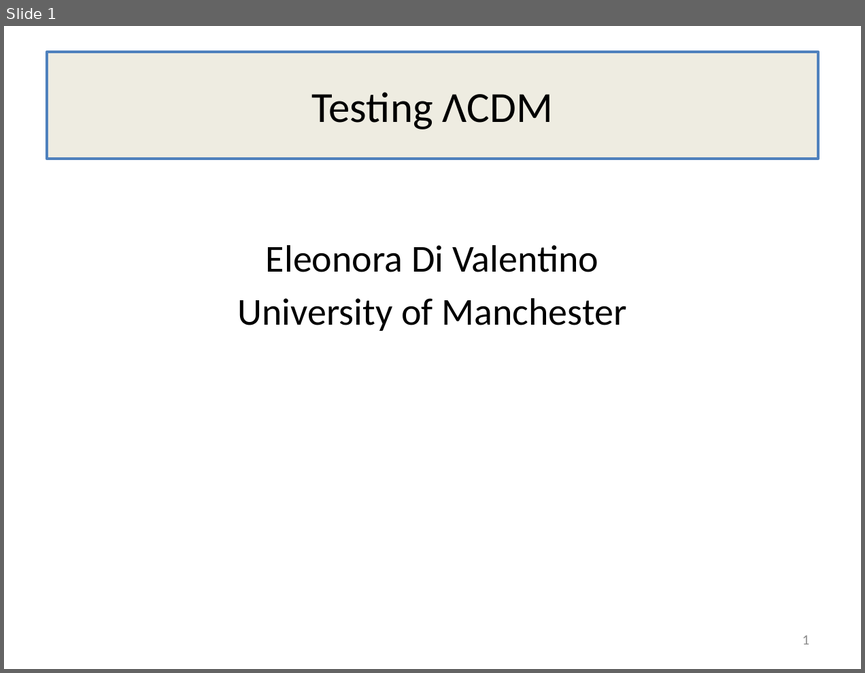
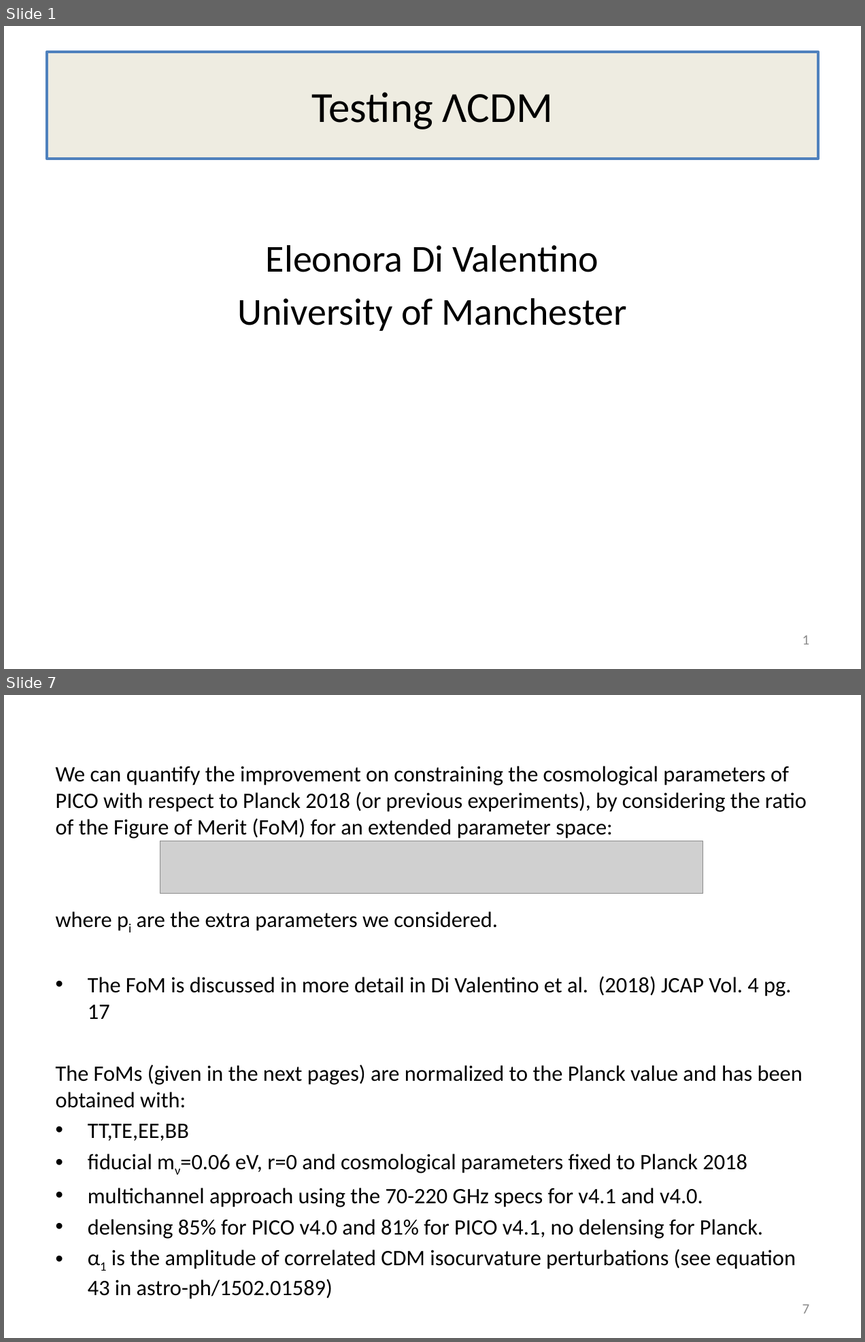
Before and after one commit to CMB-Probe/PICOReport, a slide deck: ReferenceDocuments/TestingLCDM.pptx. Shown one above the other, each under a label of ours: slide 1 before the commit, slides 1 and 7 after it; the slides between them are not shown. The pictures are 865x673 and 865x1342 pixels, drawn with LibreOffice and Linux fonts; fonts in the diff are those of the drawing; grey boxes stand for pictures. Boxes give left, top, right and bottom in pixels: in the first picture for what was removed or moved away, otherwise in the second. Text is boxed around its words. In the diff, an @@ line names an element or a change of style, - is before the commit and + after.

```diff
--- a/ReferenceDocuments/TestingLCDM.pptx
+++ b/ReferenceDocuments/TestingLCDM.pptx
@@ slide 7 added at (4, 695, 861, 1338), background #FFFFFF @@
@@ text added at (56, 766, 806, 1299), 18.5 pt, text #000000 @@
+We can quantify the improvement on constraining the cosmological parameters of PICO with respect to Planck 2018 (or previous experiments), by considering the ratio of the Figure of Merit (FoM) for an extended parameter space:
+where pi are the extra parameters we considered.
+• The FoM is discussed in more detail in Di Valentino et al. (2018) JCAP Vol. 4 pg. 17
+The FoMs (given in the next pages) are normalized to the Planck value and has been obtained with:
+• TT,TE,EE,BB
+• fiducial mν=0.06 eV, r=0 and cosmological parameters fixed to Planck 2018
+• multichannel approach using the 70-220 GHz specs for v4.1 and v4.0.
+• delensing 85% for PICO v4.0 and 81% for PICO v4.1, no delensing for Planck.
+• α1 is the amplitude of correlated CDM isocurvature perturbations (see equation 43 in astro-ph/1502.01589)
@@ picture added at (160, 841, 702, 893) @@
@@ page number added at (802, 1304, 810, 1313), 12 pt, text #8C8C8C @@
+7
```
Also in this commit, not shown: 2 slides changed, 3 other slides added, 4 other files.
